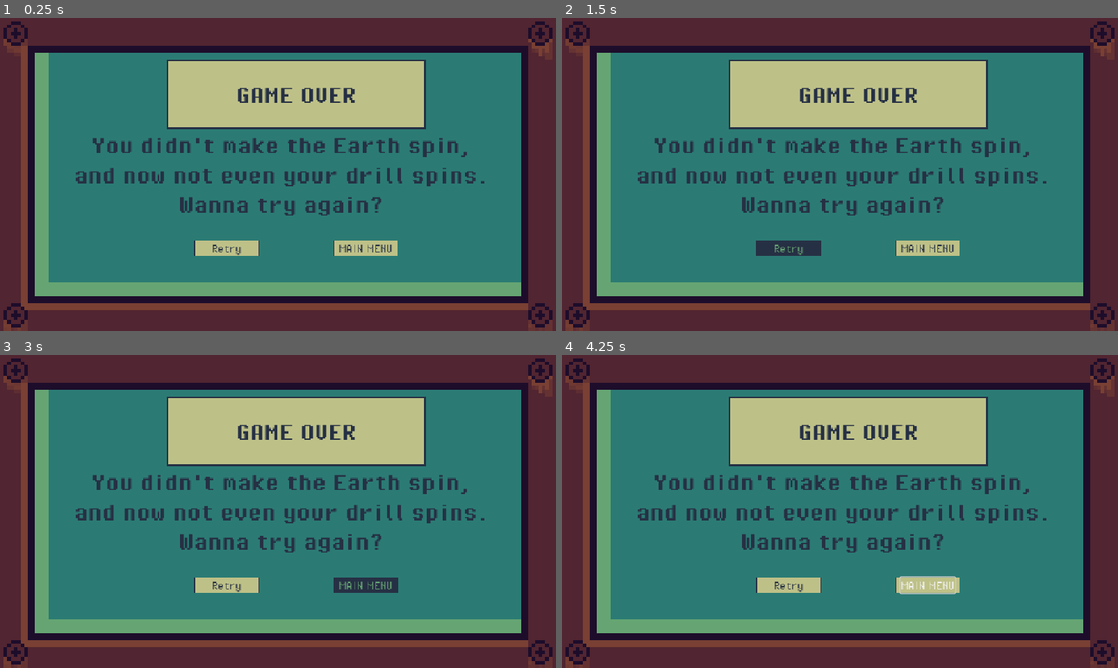
Above: before the commit, frames 1-4 (two rows, left to right).
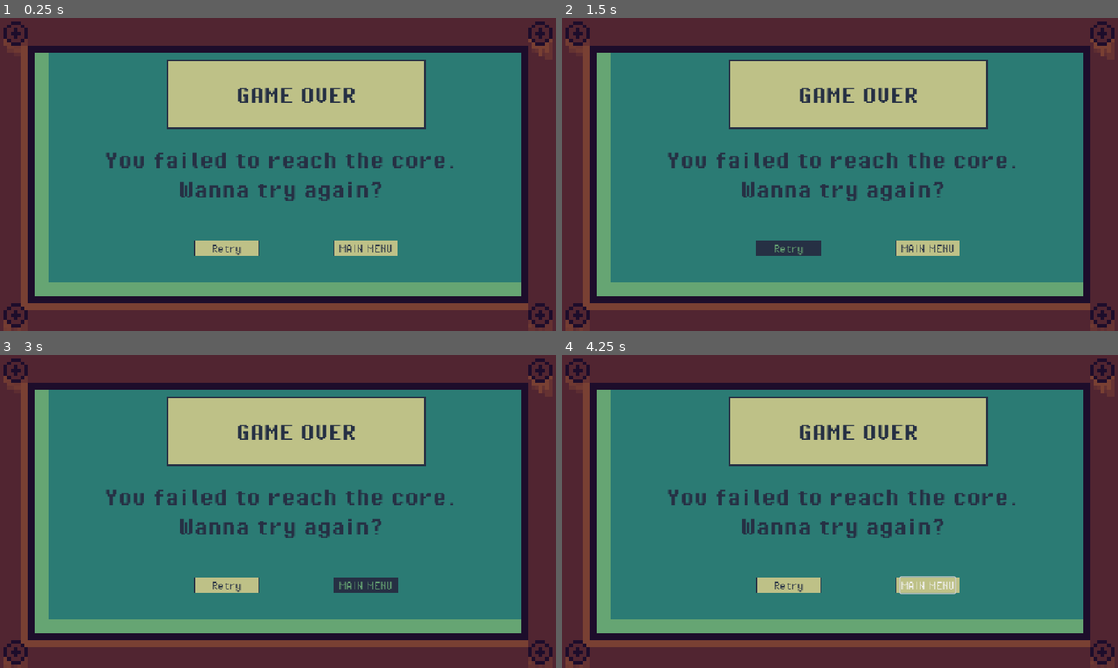
Above: after the commit, the same moments.

Repository: indie-ian/save-the-core
Game: Godot game, scene res://ui/menus/game_over/game_over.tscn
The game is run twice, just before and just after one commit, with the same random seed, the same clock (stepped at 60 frames per second) and the same inputs. This scene is started directly instead of the project's main scene.
Inputs (mouse positions are in pixels of both pictures, inside the frame that each line leads up to):
- Up to frame 1 (0.25 s): no input
- Up to frame 2 (1.5 s): click "Retry" at 0.5 s; click "Retry" at 1.25 s
- Up to frame 3 (3 s): click "Retry" at 2 s; click "MAIN MENU" at 2.75 s
- Up to frame 4 (4.25 s): move the mouse to (962, 495) at 3.52 s; hold Up (ui_up) from 3.53 s (still down); hold P (p) from 3.53 s (still down); click (962, 495) at 3.67 s

The runs differ from the first frame. In frame 1, 5.5% of the frame differs, in the area x 13-88%, y 38-64%; in frame 2, 5.5%; in frame 3, 5.5%; in frame 4, 5.5%.
Error in both runs: Invalid call. Nonexistent function 'update_node2d_tree' in base 'Nil'. (res://ui/menus/game_over/game_over.gd:18)

Commit message:
Changed game over wording

Diff:
--- a/ui/menus/game_over/game_over.tscn
+++ b/ui/menus/game_over/game_over.tscn
@@ -48,9 +48,8 @@
 offset_bottom = 396.0
 theme = ExtResource("2_tjj4k")
 theme_type_variation = &"TitleTextLabel"
-text = "You're dead af.
-You didn't make the Earth spin,
-and now not even your drill spins.
+text = "
+You failed to reach the core.
 Wanna try again?
 "
 horizontal_alignment = 1
